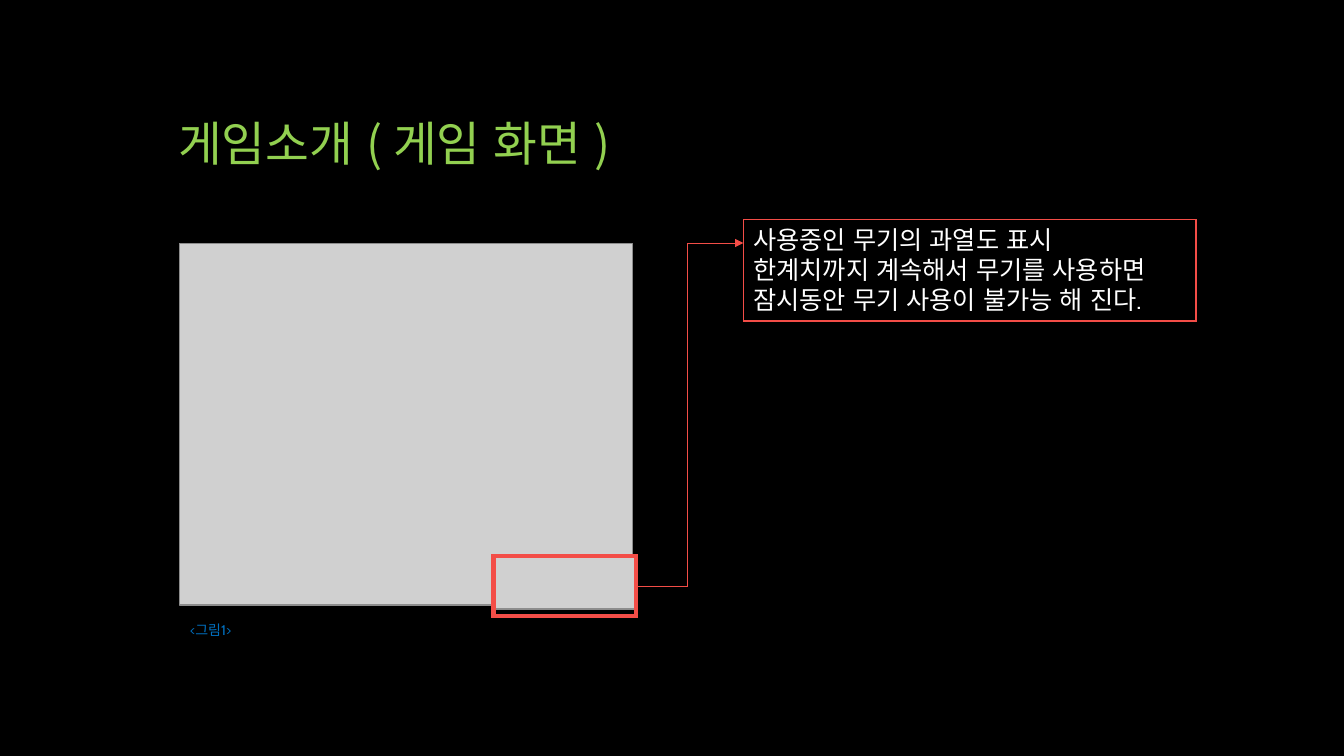
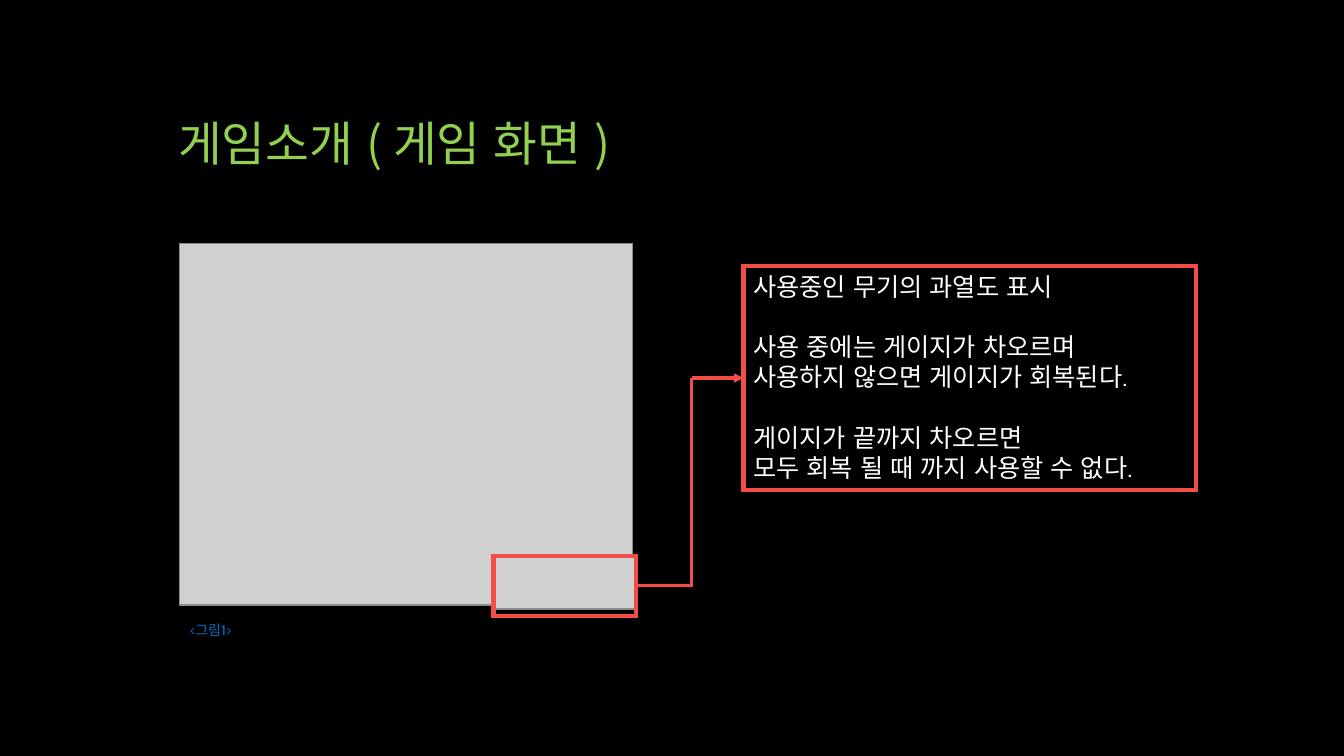
Before and after one commit to qwert830/SP, a slide deck: slide 5 of 기획/UTB (Unknown Team Battle).pptx. Drawn at 1344x756 pixels with LibreOffice and Linux fonts; fonts in the diff are those of the drawing; grey boxes stand for pictures. Boxes give left, top, right and bottom in pixels: in the first picture for what was removed or moved away, otherwise in the second. Text is boxed around its words. In the diff, an @@ line names an element or a change of style, - is before the commit and + after.

```diff
--- a/기획/UTB (Unknown Team Battle).pptx
+++ b/기획/UTB (Unknown Team Battle).pptx
@@ rectangle "사용중인 무기의 과열도 표시": place and size @@
-rectangle "사용중인 무기의 과열도 표시" at <box>744,220,1197,322</box>
+rectangle "사용중인 무기의 과열도 표시" at <box>744,266,1197,490</box>
@@ rectangle "사용중인 무기의 과열도 표시" at <box>744,266,1197,490</box>: outline #F34D47 1 pt to #F34D47 3 pt @@
@@ text in rectangle at <box>753,335,1132,479</box>: text changed @@
-한계치까지 계속해서 무기를 사용하면 잠시동안 무기 사용이 불가능 해 진다.
+사용 중에는 게이지가 차오르며
+사용하지 않으면 게이지가 회복된다.
+게이지가 끝까지 차오르면
+모두 회복 될 때 까지 사용할 수 없다.
@@ elbow line moved from (636, 586) - (688, 243) to (636, 586) - (692, 378) @@
@@ elbow line (636, 586) - (692, 378): stroke #F34D47 0.5 pt to #F34D47 2.25 pt @@
@@ arrow moved from (688, 243) - (744, 243) to (692, 378) - (744, 378) @@
@@ arrow (692, 378) - (744, 378): stroke #F34D47 0.5 pt to #F34D47 2.25 pt @@
```
Also in this commit, not shown: 4 other slides changed.
